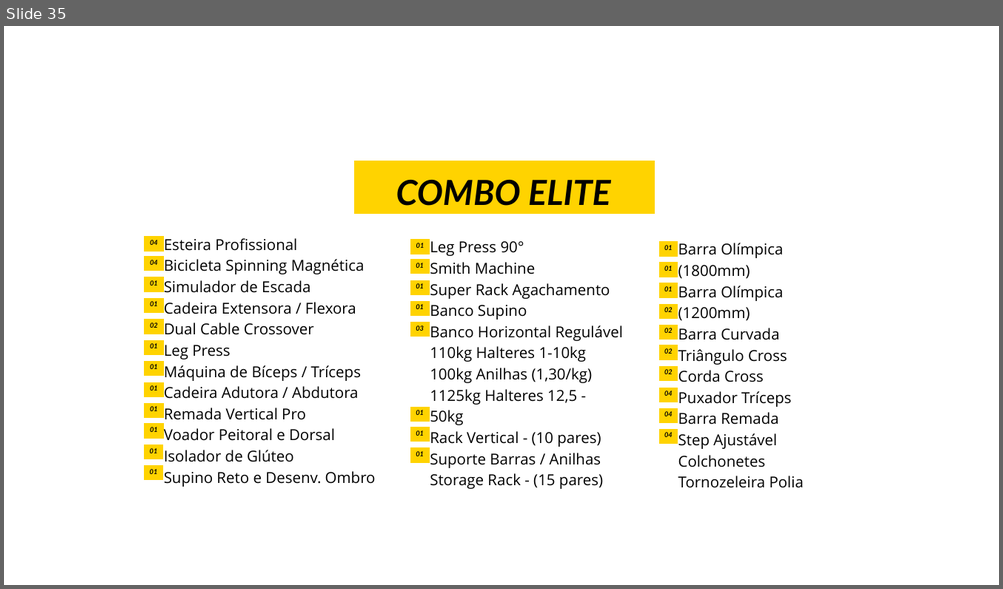
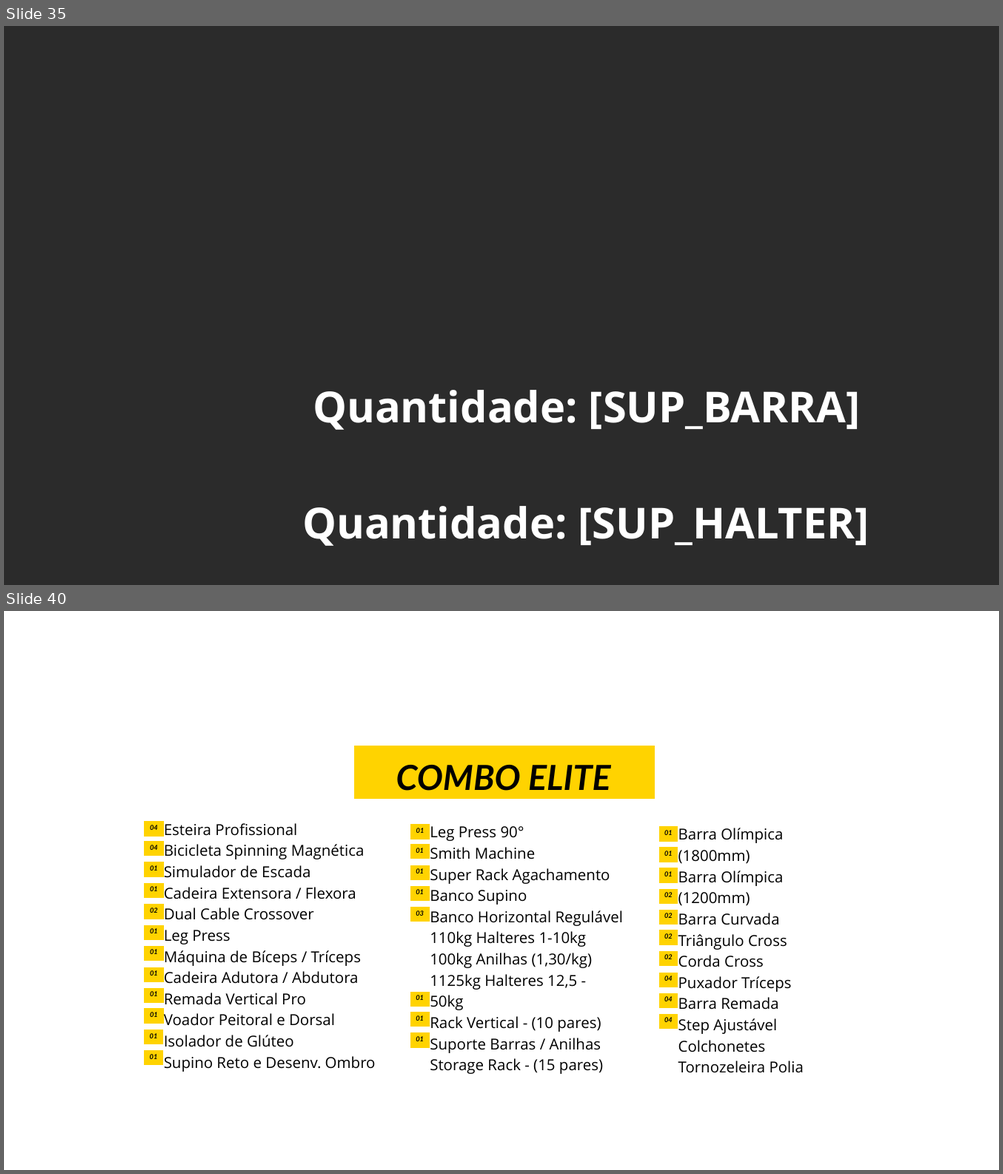
Before and after one commit to agencialumno/Site_duofitness, a slide deck: simulador_duofitness/templates/elite.pptx. Shown one above the other, each under a label of ours: slide 35 before the commit, slides 35 and 40 after it; the slides between them are not shown. The pictures are 1003x589 and 1003x1174 pixels, drawn with LibreOffice and Linux fonts; fonts in the diff are those of the drawing; background and template pictures are left out; a plain dark background stands for a picture behind light text. Boxes give left, top, right and bottom in pixels: in the first picture for what was removed or moved away, otherwise in the second. Text is boxed around its words. In the diff, an @@ line names an element or a change of style, - is before the commit and + after.

Commit message:
placeholders de equipamentos, promoção e recálculo dinâmico de parcela por edição de quantidade

```diff
--- a/simulador_duofitness/templates/elite.pptx
+++ b/simulador_duofitness/templates/elite.pptx
@@ slide 35 added at (4,26,999,585), background picture (left out) @@
@@ text added at (313,390,860,430), 61.9 pt, text #FFFFFF, bold @@
+Quantidade: [SUP_BARRA]
@@ text added at (302,506,869,546), 61.9 pt, text #FFFFFF, bold @@
+Quantidade: [SUP_HALTER]
@@ what was slide 35 is now slide 40 @@
```
Also in this commit, not shown: 27 other slides added, 23 slides removed, 5 other files.
